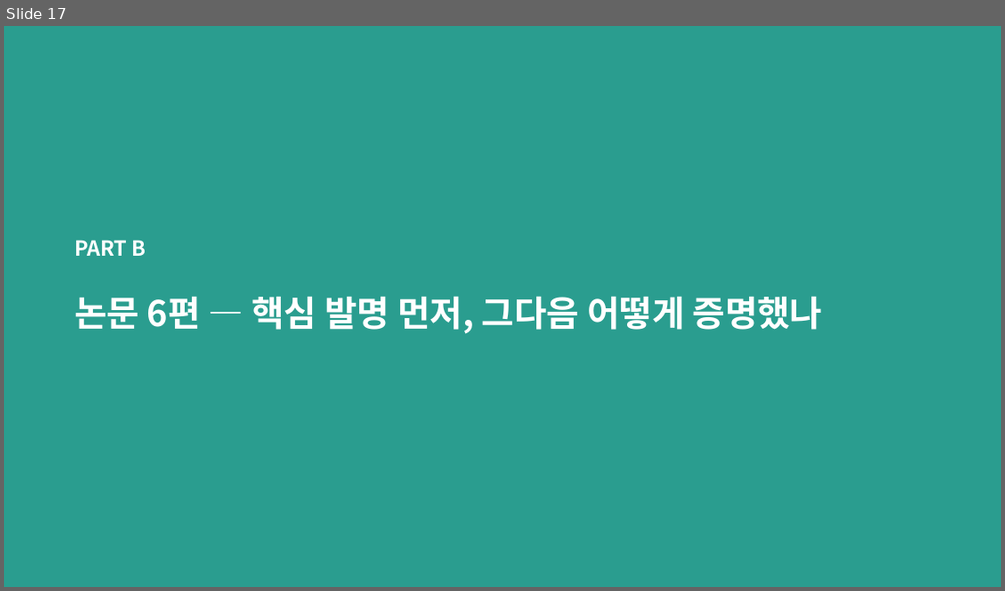
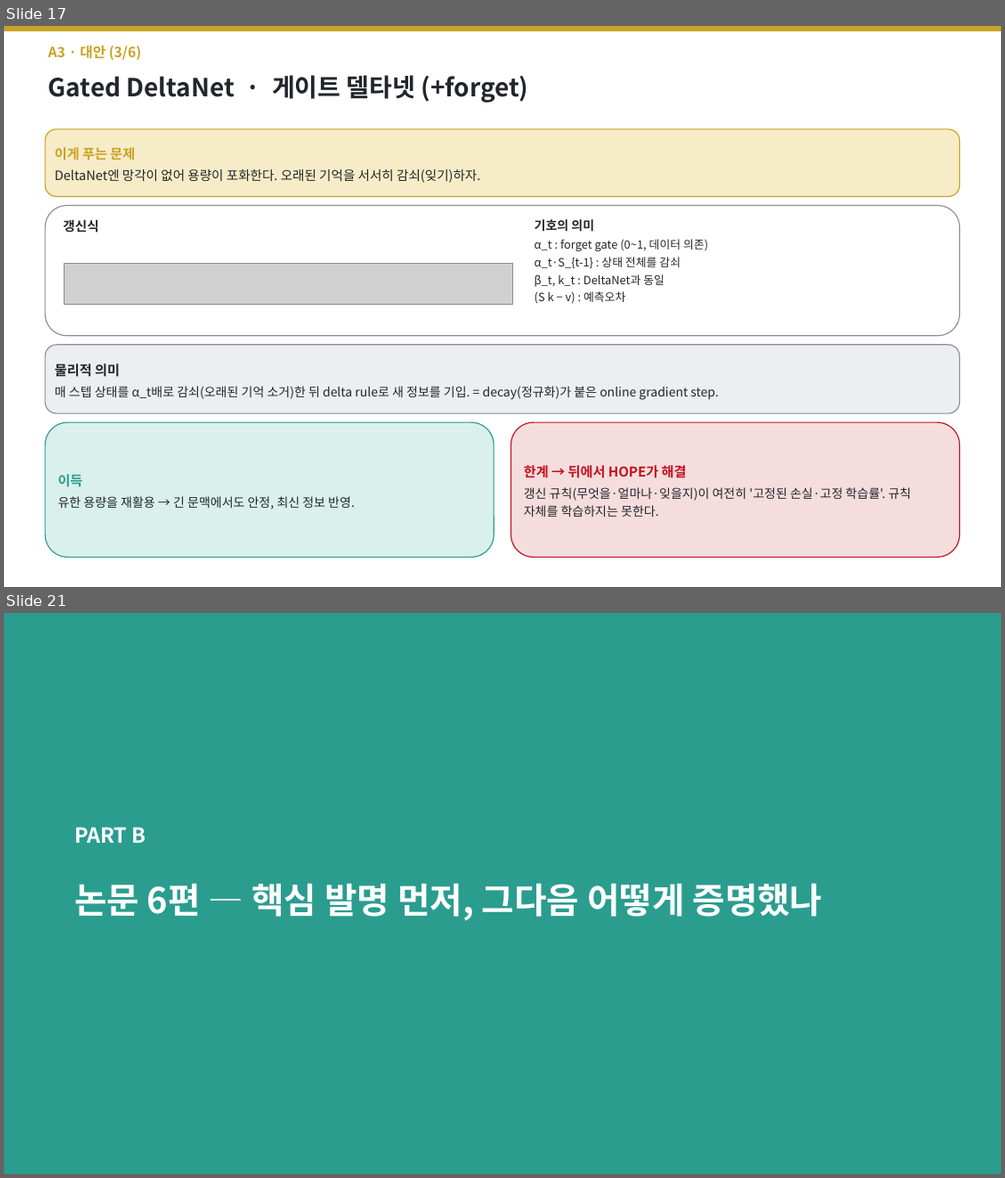
Before and after one commit to jimmylegendary/neural-memory-study, a slide deck: seminar/TTT-seminar.pptx. Shown one above the other, each under a label of ours: slide 17 before the commit, slides 17 and 21 after it; the slides between them are not shown. The pictures are 1005x591 and 1005x1178 pixels, drawn with LibreOffice and Linux fonts; fonts in the diff are those of the drawing; grey boxes stand for pictures. Boxes give left, top, right and bottom in pixels: in the first picture for what was removed or moved away, otherwise in the second. Text is boxed around its words. In the diff, an @@ line names an element or a change of style, - is before the commit and + after.

```diff
--- a/seminar/TTT-seminar.pptx
+++ b/seminar/TTT-seminar.pptx
@@ slide 17 added at [4, 26, 1001, 587], background #FFFFFF @@
@@ rectangle added at [4, 26, 1001, 30], fill #C9A227, outline #C9A227 1 pt @@
@@ text added at [48, 46, 141, 60], 13.5 pt, text #C9A227, bold @@
+A3 · 대안 (3/6)
@@ text added at [48, 75, 528, 103], 24 pt, text #22252B, bold @@
+Gated DeltaNet · 게이트 델타넷 (+forget)
@@ rounded rectangle added at [45, 129, 960, 197], fill #F6ECC7, outline #C9A227 1 pt, 12.5 pt, text #22252B @@
+이게 푸는 문제
+DeltaNet엔 망각이 없어 용량이 포화한다. 오래된 기억을 서서히 감쇠(잊기)하자.
@@ rounded rectangle added at [45, 206, 960, 336], fill #FFFFFF, outline #8A8F98 1 pt @@
@@ text added at [63, 219, 98, 232], 12.5 pt, text #22252B, bold @@
+갱신식
@@ text added at [534, 219, 708, 304], 11 pt, text #22252B @@
+기호의 의미
+α_t : forget gate (0~1, 데이터 의존)
+α_t·S_{t-1} : 상태 전체를 감쇠
+β_t, k_t : DeltaNet과 동일
+(S k − v) : 예측오차
@@ picture added at [64, 263, 512, 305] @@
@@ rounded rectangle added at [45, 345, 960, 413], fill #ECEEF1, outline #8A8F98 1 pt, 12 pt, text #22252B @@
+물리적 의미
+매 스텝 상태를 α_t배로 감쇠(오래된 기억 소거)한 뒤 delta rule로 새 정보를 기입. = decay(정규화)가 붙은 online gradient step.
@@ rounded rectangle added at [45, 422, 494, 557], fill #DAF0ED, outline #2A9D8F 1 pt, 12 pt, text #22252B @@
+이득
+유한 용량을 재활용 → 긴 문맥에서도 안정, 최신 정보 반영.
@@ rounded rectangle added at [511, 422, 960, 557], fill #F6DDDD, outline #C1121F 1 pt, 12 pt, text #22252B @@
+한계 → 뒤에서 HOPE가 해결
+갱신 규칙(무엇을·얼마나·잊을지)이 여전히 '고정된 손실·고정 학습률'. 규칙 자체를 학습하지는 못한다.
@@ what was slide 17 is now slide 21 @@
```
Also in this commit, not shown: 5 slides changed, 5 other slides added, 2 slides removed, 13 other files.
